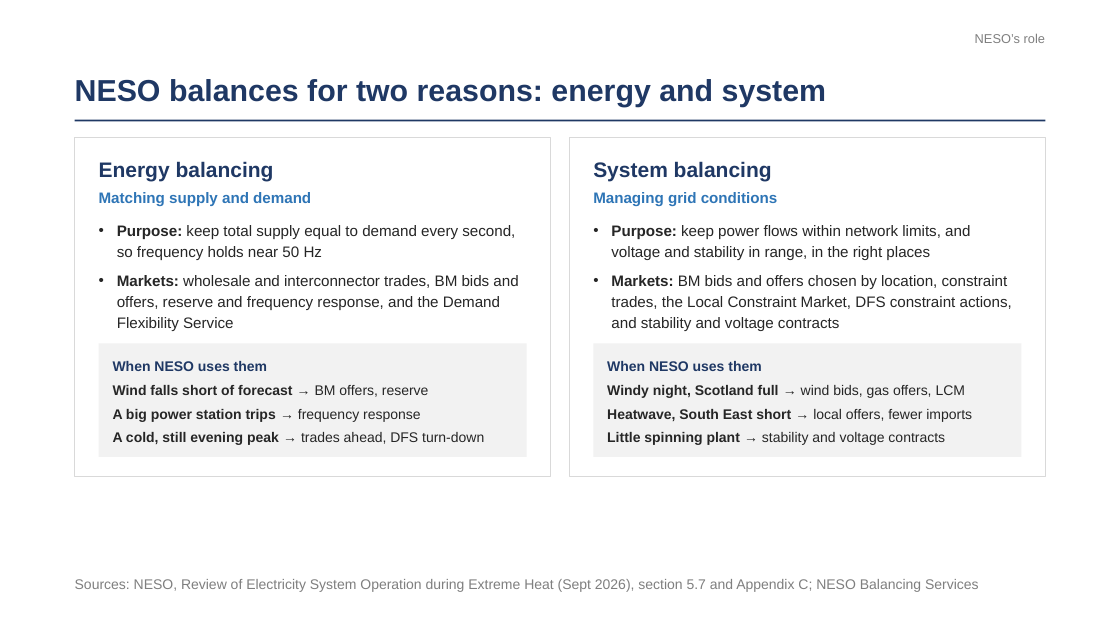
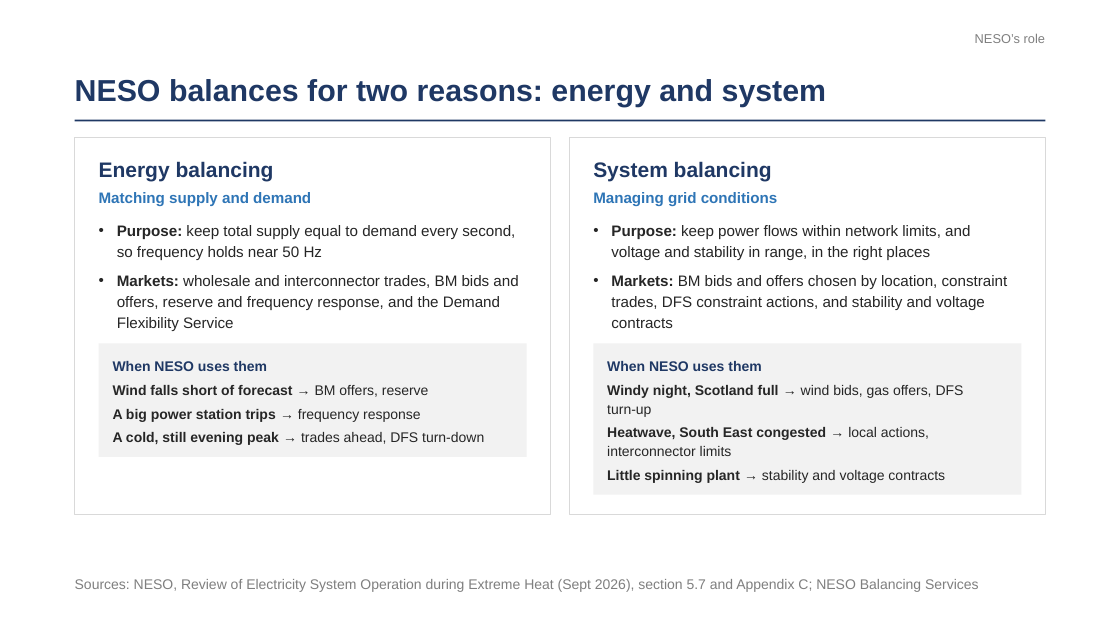
Before and after one commit to literallymatt/balancing, a slide deck: slide 4 of deck-alt/balancing-the-grid-corporate.pptx. Drawn at 1120x630 pixels with LibreOffice and Linux fonts; fonts in the diff are those of the drawing. Boxes give left, top, right and bottom in pixels: in the first picture for what was removed or moved away, otherwise in the second. Text is boxed around its words. In the diff, an @@ line names an element or a change of style, - is before the commit and + after.

```diff
--- a/deck-alt/balancing-the-grid-corporate.pptx
+++ b/deck-alt/balancing-the-grid-corporate.pptx
@@ rectangle resized from (x1=75, y1=138, x2=551, y2=476) to (x1=75, y1=138, x2=551, y2=514) @@
@@ rectangle resized from (x1=570, y1=138, x2=1046, y2=476) to (x1=570, y1=138, x2=1046, y2=514) @@
@@ text at (x1=611, y1=275, x2=1008, y2=328): text changed @@
-• Markets: BM bids and offers chosen by location, constraint trades, the Local Constraint Market, DFS constraint actions, and stability and voltage contracts
+• Markets: BM bids and offers chosen by location, constraint trades, DFS constraint actions, and stability and voltage contracts
@@ rectangle resized from (x1=593, y1=344, x2=1022, y2=457) to (x1=593, y1=344, x2=1022, y2=495) @@
@@ text at (x1=607, y1=385, x2=964, y2=417): text changed; bold off @@
-Windy night, Scotland full → wind bids, gas offers, LCM
+Windy night, Scotland full → wind bids, gas offers, DFS turn‑up
@@ text at (x1=607, y1=427, x2=929, y2=456): text changed @@
-Heatwave, South East short → local offers, fewer imports
+Heatwave, South East congested → local actions, interconnector limits
@@ text "Little spinning plant → stability ..." moved from (x1=607, y1=432, x2=945, y2=445) to (x1=607, y1=470, x2=945, y2=483) @@
```
Also in this commit, not shown: 8 other slides changed, 32 other files.
